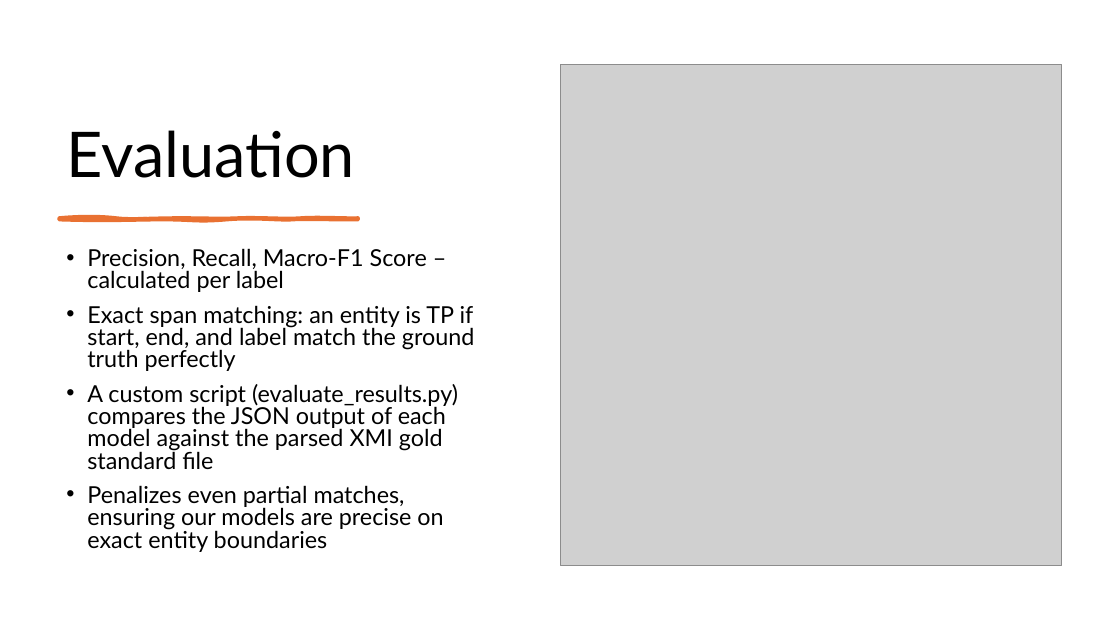
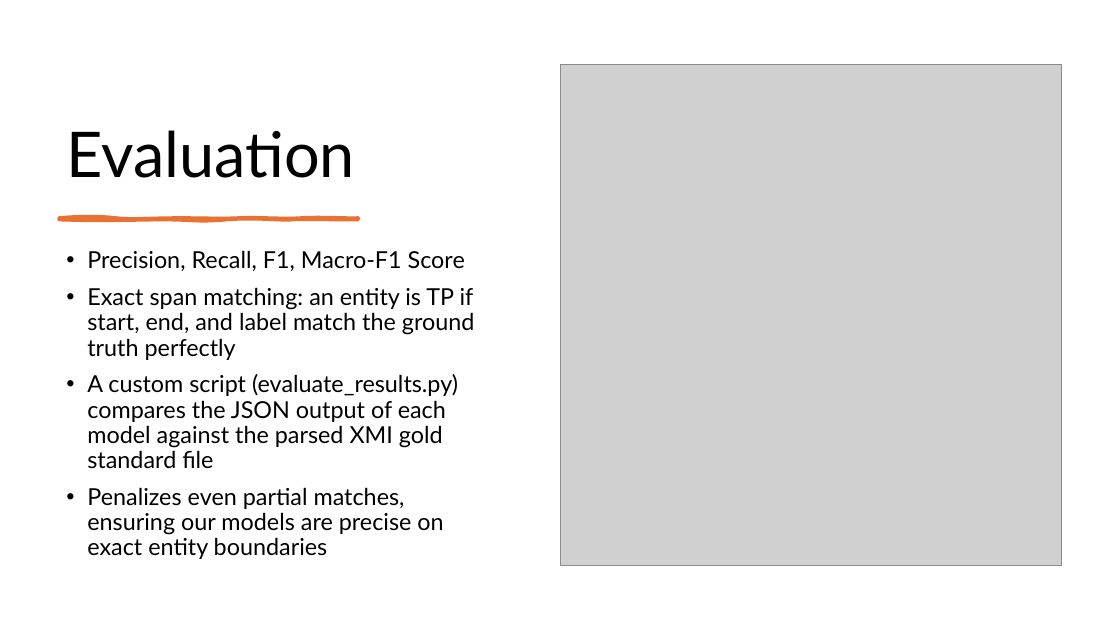
Before and after one commit to kiliankoeck/NLP, a slide deck: slide 10 of NLP-Group18.pptx. Drawn at 1120x630 pixels with LibreOffice and Linux fonts; fonts in the diff are those of the drawing; grey boxes stand for pictures. Boxes give left, top, right and bottom in pixels: in the first picture for what was removed or moved away, otherwise in the second. Text is boxed around its words. In the diff, an @@ line names an element or a change of style, - is before the commit and + after.

Commit message:
changes to presentation

```diff
--- a/NLP-Group18.pptx
+++ b/NLP-Group18.pptx
@@ text at [87, 250, 465, 271]: text changed @@
-• Precision, Recall, Macro-F1 Score – calculated per label
+• Precision, Recall, F1, Macro-F1 Score
@@ text at [87, 287, 475, 559]: line spacing 0.8 to 0.9 @@
```
Also in this commit, not shown: 1 other file.
